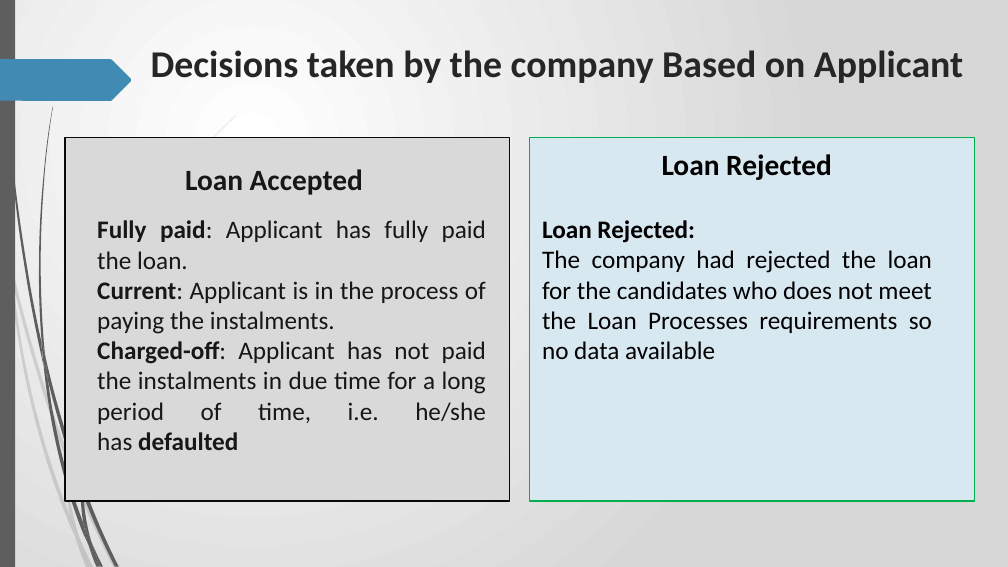
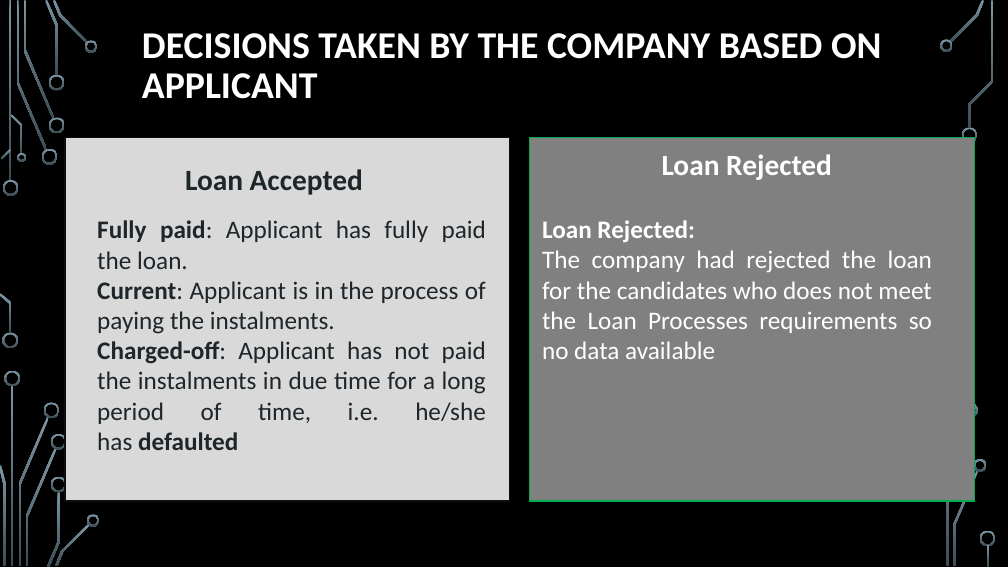
Before and after one commit to RavishankarDuMCA10/LendingClubCaseStudy, a slide deck: slide 3 of Case_Study.pptx. Drawn at 1008x567 pixels with LibreOffice and Linux fonts; fonts in the diff are those of the drawing; background and template pictures are left out. Boxes give left, top, right and bottom in pixels: in the first picture for what was removed or moved away, otherwise in the second. Text is boxed around its words. In the diff, an @@ line names an element or a change of style, - is before the commit and + after.

```diff
--- a/Case_Study.pptx
+++ b/Case_Study.pptx
@@ background gradient #FFFFFF to #D7D7D7 to picture (left out) @@
@@ rectangle removed at (0,0,15,567) @@
@@ title "DECISIONS TAKEN BY THE COMPANY ..." at (142,33,881,99): vertical alignment top to middle @@
@@ freeform shape removed at (0,59,132,101) @@
@@ title at (142,33,881,99): text changed; text colour #262626 to #FFFFFF @@
-Decisions taken by the company Based on Applicant
+DECISIONS TAKEN BY THE COMPANY BASED ON APPLICANT
@@ rectangle at (65,138,510,501): outline #090909 1.25 pt to #0C0F11 1.25 pt @@
@@ rectangle at (530,138,975,501): fill #D8E8F1 to #808080 @@
@@ text "Loan Rejected" at (662,154,832,180): text colour #000000 to #FFFFFF @@
@@ text "Loan Accepted" at (185,169,363,195): text colour #181818 to #1E262A @@
@@ text "Fully paid: Applicant has fully ..." at (97,220,486,450): text colour #181818 to #1E262A @@
@@ text "Loan Rejected:" at (542,220,932,359): text colour #000000 to #FFFFFF @@
@@ fill #5E5E5E to gradient #7C96A3 to #3B4C54 in 4 elements at (55,523,90,566), (87,514,100,526), (18,417,48,566), (0,293,11,333) @@
@@ freeform shape: place and size @@
-freeform shape at (42,340,48,382)
+freeform shape at (0,293,11,333)
@@ freeform shape: place and size @@
-freeform shape at (43,361,88,546)
+freeform shape at (18,417,48,566)
@@ freeform shape: place and size @@
-freeform shape at (67,451,117,567)
+freeform shape at (26,448,57,566)
@@ fill #5E5E5E at 20% opacity to gradient #7C96A3 to #3B4C54 in 3 elements at (26,448,57,566), (47,492,60,567), (51,434,67,450) @@
@@ freeform shape: place and size @@
-freeform shape at (64,443,67,461)
+freeform shape at (51,434,67,450)
@@ freeform shape: place and size @@
-freeform shape at (64,453,79,538)
+freeform shape at (47,492,60,567)
@@ group removed at (2,0,119,567): 6 freeform shapes @@
@@ freeform shape: place and size @@
-freeform shape at (83,523,101,566)
+freeform shape at (55,523,90,566)
@@ group removed at (0,116,236,567): 7 freeform shapes @@
@@ freeform shape: place and size @@
-freeform shape at (92,544,104,567)
+freeform shape at (87,514,100,526)
@@ group added at (0,0,996,566): 26 freeform shapes, 3 rectangles @@
```
Also in this commit, not shown: 15 other slides changed, 4 slides added, 27 slides removed.
